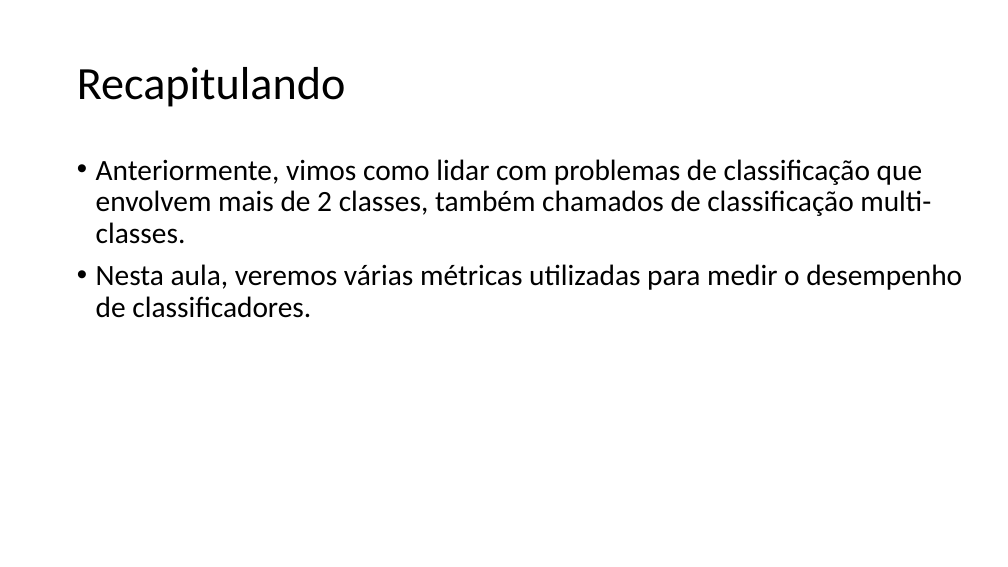
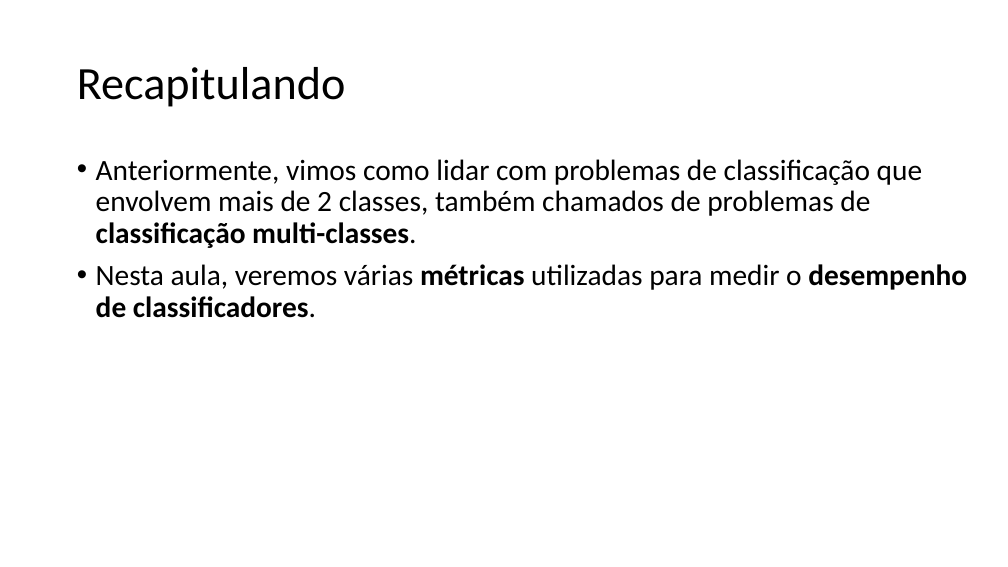
Before and after one commit to zz4fap/t320_aprendizado_de_maquina, a slide deck: slide 2 of slides/T320_Classificação (Parte V).pptx. Drawn at 1008x567 pixels with LibreOffice and Linux fonts; fonts in the diff are those of the drawing. Boxes give left, top, right and bottom in pixels: in the first picture for what was removed or moved away, otherwise in the second. Text is boxed around its words. In the diff, an @@ line names an element or a change of style, - is before the commit and + after.

```diff
--- a/slides/T320_Classificação (Parte V).pptx
+++ b/slides/T320_Classificação (Parte V).pptx
@@ text at [96,159,922,248]: text changed @@
-• Anteriormente, vimos como lidar com problemas de classificação que
-  envolvem mais de 2 classes, também chamados de classificação multi-classes.
+• Anteriormente, vimos como lidar com problemas de classificação que
+  envolvem mais de 2 classes, também chamados de problemas de classificação multi-classes.
@@ text at [96,264,967,318]: bold on in "métricas desempenho de classificadores." @@
```
Also in this commit, not shown: 5 other slides changed, 6 other files.
